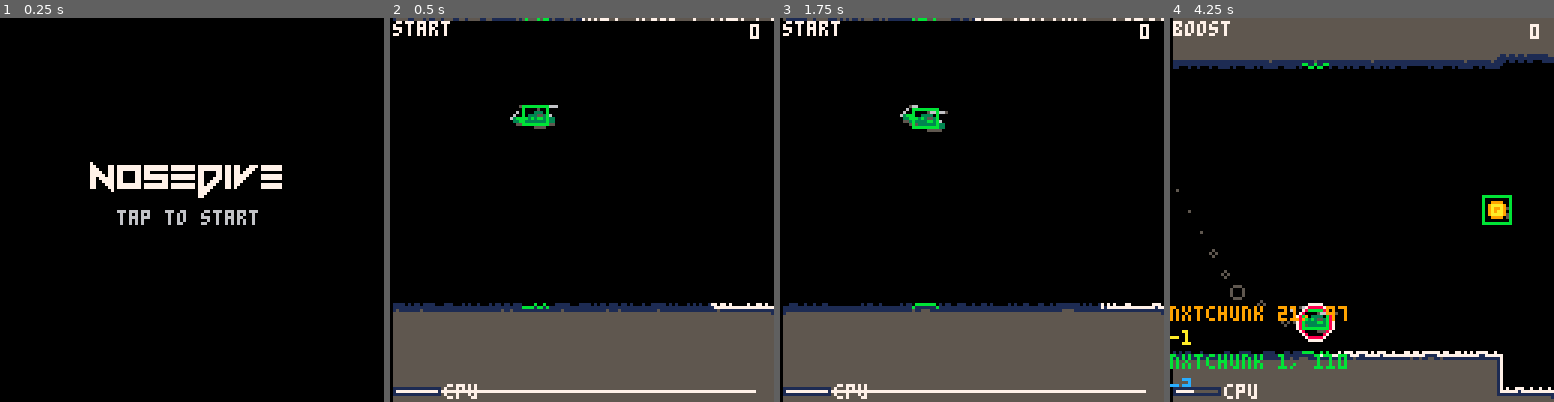
Above: before the commit, frames 1-4 (left to right).
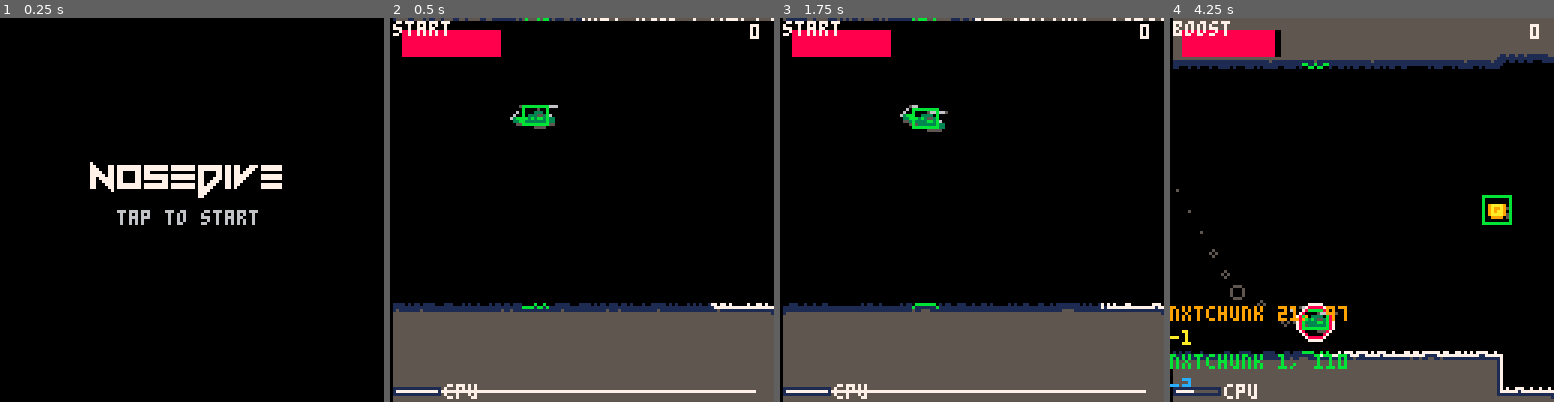
Above: after the commit, the same moments.

Repository: henrycatalinismith/nosedive
Game: PICO-8 cartridge nosedive.p8
Two runs of this game, one before a commit and one after it. Both use one fixed random seed, a clock stepped at 60 frames per second and the inputs below.
Inputs:
- Up to frame 1 (0.25 s): no input
- Up to frame 2 (0.5 s): tap X (X key) at 0.33 s
- Up to frame 3 (1.75 s): tap O (Z key) at 0.7, 1.7 s; tap X (X key) at 1.07 s; hold Right from 1.6 s (still down)
- Up to frame 4 (4.25 s): tap X (X key) at 1.85, 2.97, 4.08 s; release Right at 2.1 s; tap O (Z key) every 0.4 s from 2.1 to 4.1 s; hold Up 2.15-2.42 s; hold Right 2.47-3.03 s; hold Left 3.08-3.58 s; hold Down 3.63-3.97 s; hold Right from 4.02 s (still down)

Frame 1 is identical in both runs. In frame 2, 1.7% of the frame differs, in the area x 3-29%, y 3-11%; in frame 3, 1.7%; in frame 4, 1.8%, in the area x 3-87%, y 3-49%.

Commit message:
add fuel

Diff:
--- a/nosedive.p8
+++ b/nosedive.p8
@@ -13,6 +13,7 @@
  update_smoke = 128
  update_menu = 256
  update_dead = 512
+ update_fuel = 1024
 
  update_enable(update_camera)
  update_enable(update_cave)
@@ -34,6 +35,7 @@
  draw_smoke = 128
  draw_menu = 256
  draw_dead = 512
+ draw_fuel = 1024
 
  draw_enable(draw_cave)
  draw_enable(draw_helicopter)
@@ -50,11 +52,19 @@
  camera_x1 = 0
  camera_y1 = 0
  boost_engaged_frame = nil
+ fuel = 64
+ fuel_max = 64
+ fuel_gained_frame = nil
+ fuel_gained_from = 0
  mode("menu")
 end
 
 function _update60()
  clock_frame += 1
+
+ if update(update_fuel) and clock_frame % 8 == 0 then
+  fuel = max(0, fuel - 1)
+ end
 
  if update(update_menu) then
   if btnp() > 0 then
@@ -184,7 +194,7 @@
  end
 
  if update(update_rotor) then
-  rotor_engaged = btn(5)
+  rotor_engaged = btn(5) and fuel > 0
   if rotor_engaged then
    rotor_vy = rotor_power
   else
@@ -258,6 +268,9 @@
       coin_combo_length += 1
       coin.hit = clock_frame
       coins_count += 1
+      fuel_gained_from = fuel
+      fuel = min(fuel_max, fuel + 16)
+      fuel_gained_frame = clock_frame
       camera_shake_intensity = 5
       camera_shake_decay = 0.6
 
@@ -375,7 +388,7 @@
  end
 
  if update(update_smoke) then
-  if helicopter_collision_frame == nil and clock_frame % 4 == 0 then
+  if fuel > 0 and helicopter_collision_frame == nil and clock_frame % 4 == 0 then
    local radius = 1
    if rotor_collision_frame then
     radius = 2
@@ -618,6 +631,38 @@
  end
 
  camera(0, 0)
+
+ if draw(draw_fuel) then
+  local fuel_disp = fuel
+  if fuel_gained_frame ~= nil then
+   local dt = clock_frame - fuel_gained_frame
+   local dur = 30
+   if dt < dur then
+    local t = dt / dur
+    t = t * t * (3 - 2 * t)
+    fuel_disp = fuel_gained_from + (fuel - fuel_gained_from) * t
+   end
+  end
+
+  local fuel_ratio = fuel_disp / fuel_max
+
+  -- bar: 48px wide, 8px tall, top-left corner
+  local bar_x = 4
+  local bar_y = 4
+  local bar_w = 32
+  local bar_h = 8
+
+  -- empty (black) background
+  rectfill(bar_x, bar_y, bar_x + bar_w, bar_y + bar_h, 0)
+  -- full (red) portion
+  rectfill(bar_x, bar_y, bar_x + bar_w * fuel_ratio, bar_y + bar_h, 8)
+
+  -- flash the fuel sprite centered when nearly empty
+  if fuel < 32 and (clock_frame % 64 < 32) then
+   sspr(48, 0, 64, 17, 48, 55)
+  end
+ end
+
  if draw(draw_debug) then
   for i,debug_message in pairs(debug_messages) do
    print(debug_message[1], 0, ((i-1)*8)+96, debug_message[2])
@@ -741,6 +786,7 @@
   update_enable(update_coins)
   update_enable(update_debris)
   update_enable(update_smoke)
+  update_enable(update_fuel)
 
   draw_enable(draw_cave)
   draw_enable(draw_helicopter)
@@ -750,6 +796,7 @@
   draw_enable(draw_debug)
   draw_enable(draw_smoke)
   draw_enable(draw_hitbox)
+  draw_enable(draw_fuel)
 
   camera_x1 = 0
   camera_y1 = 0
@@ -767,6 +814,9 @@
   chunk_progress = 0
 
   boost_engaged_frame = nil
+  fuel = fuel_max
+  fuel_gained_frame = nil
+  fuel_gained_from = 0
 
   biome_chunk_count = 0
   biome_start()
Not shown, changed: 18 lines of the sprite sheet (__gfx__) section of nosedive.p8
